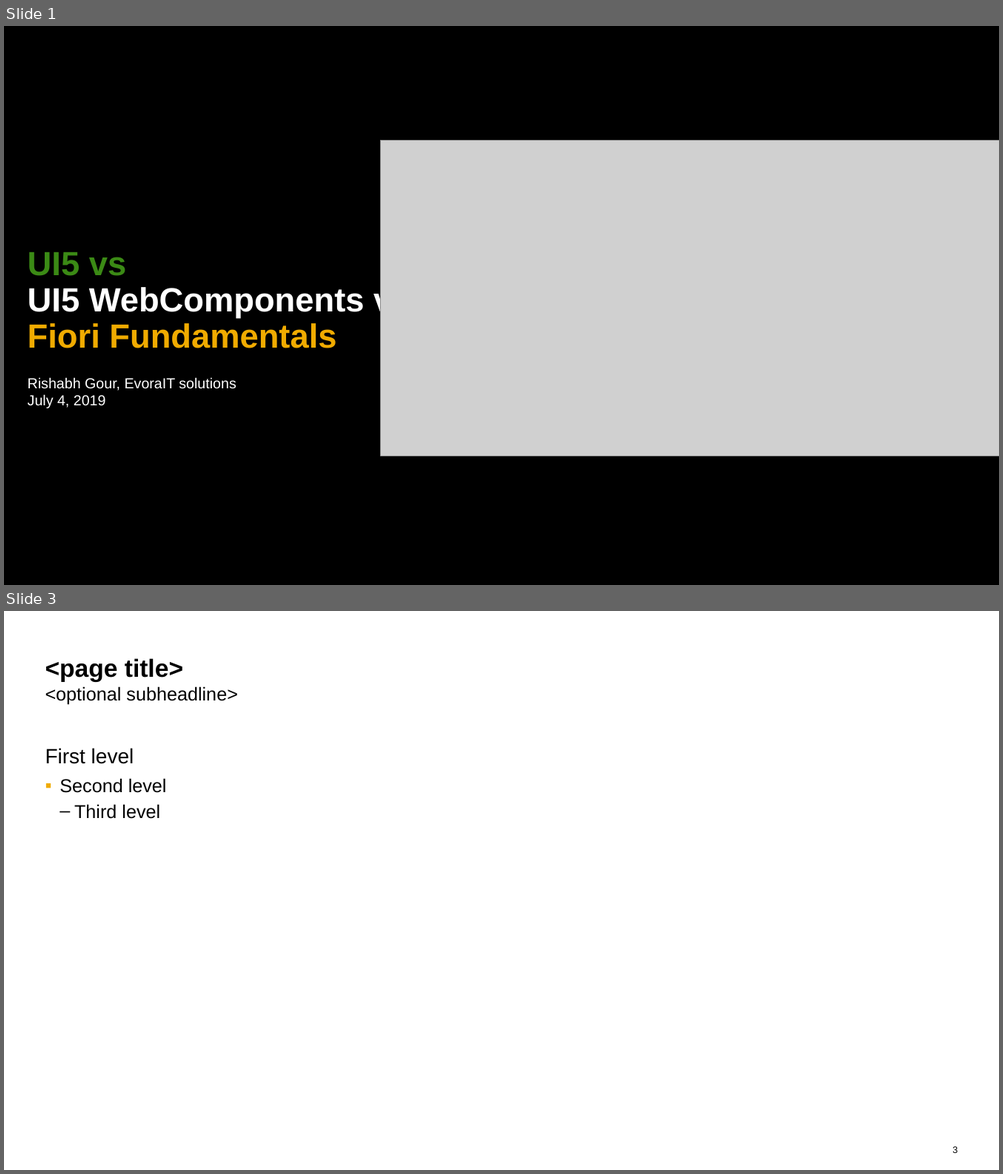
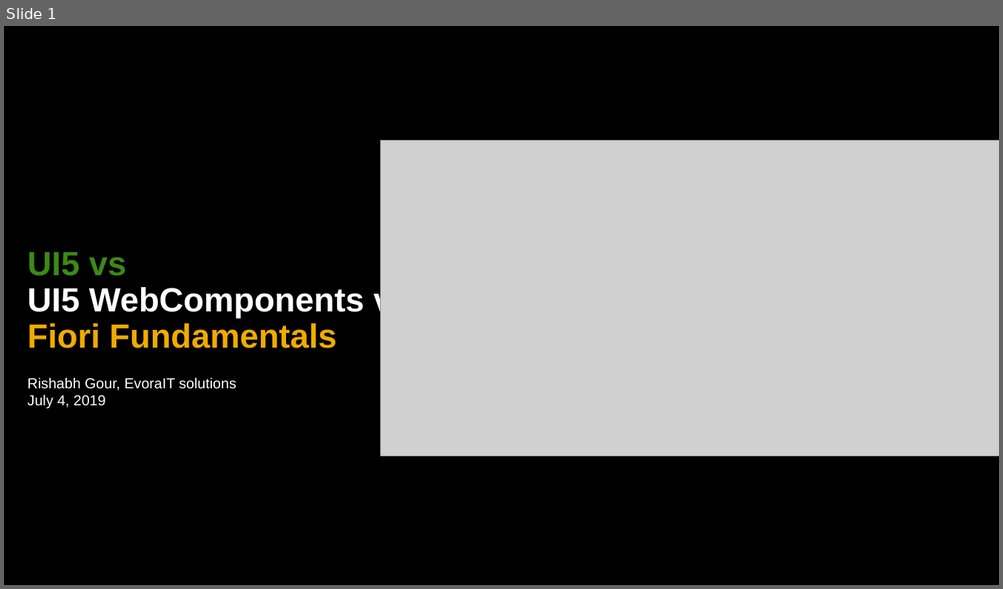
Before and after one commit to rishabh62/UI5con, a slide deck: UI5con.pptx. Shown one above the other, each under a label of ours: slides 1 and 3 before the commit, slide 1 after it; the slides between them are not shown. The pictures are 1003x1174 and 1003x589 pixels, drawn with LibreOffice and Linux fonts; fonts in the diff are those of the drawing; grey boxes stand for pictures. Boxes give left, top, right and bottom in pixels: in the first picture for what was removed or moved away, otherwise in the second. Text is boxed around its words. In the diff, an @@ line names an element or a change of style, - is before the commit and + after.

```diff
--- a/UI5con.pptx
+++ b/UI5con.pptx
@@ slide 3 removed at box(4, 611, 999, 1170), background #FFFFFF @@
@@ title removed at box(45, 658, 238, 704) @@
-<page title>
-<optional subheadline>
@@ text removed at box(45, 748, 167, 819) @@
-First level
-  ▪ Second level
-    – Third level
@@ page number removed at box(952, 1147, 957, 1153) @@
-3
```
Also in this commit, not shown: 1 slide changed, 16 slides added, 1 other slide removed.
